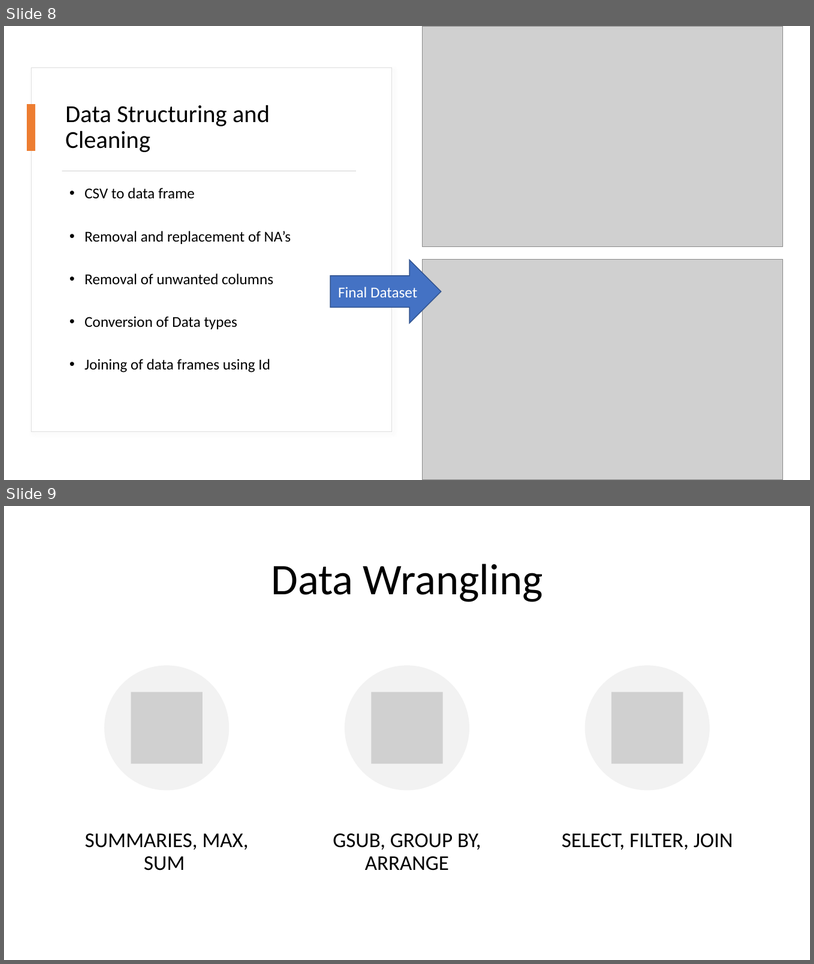
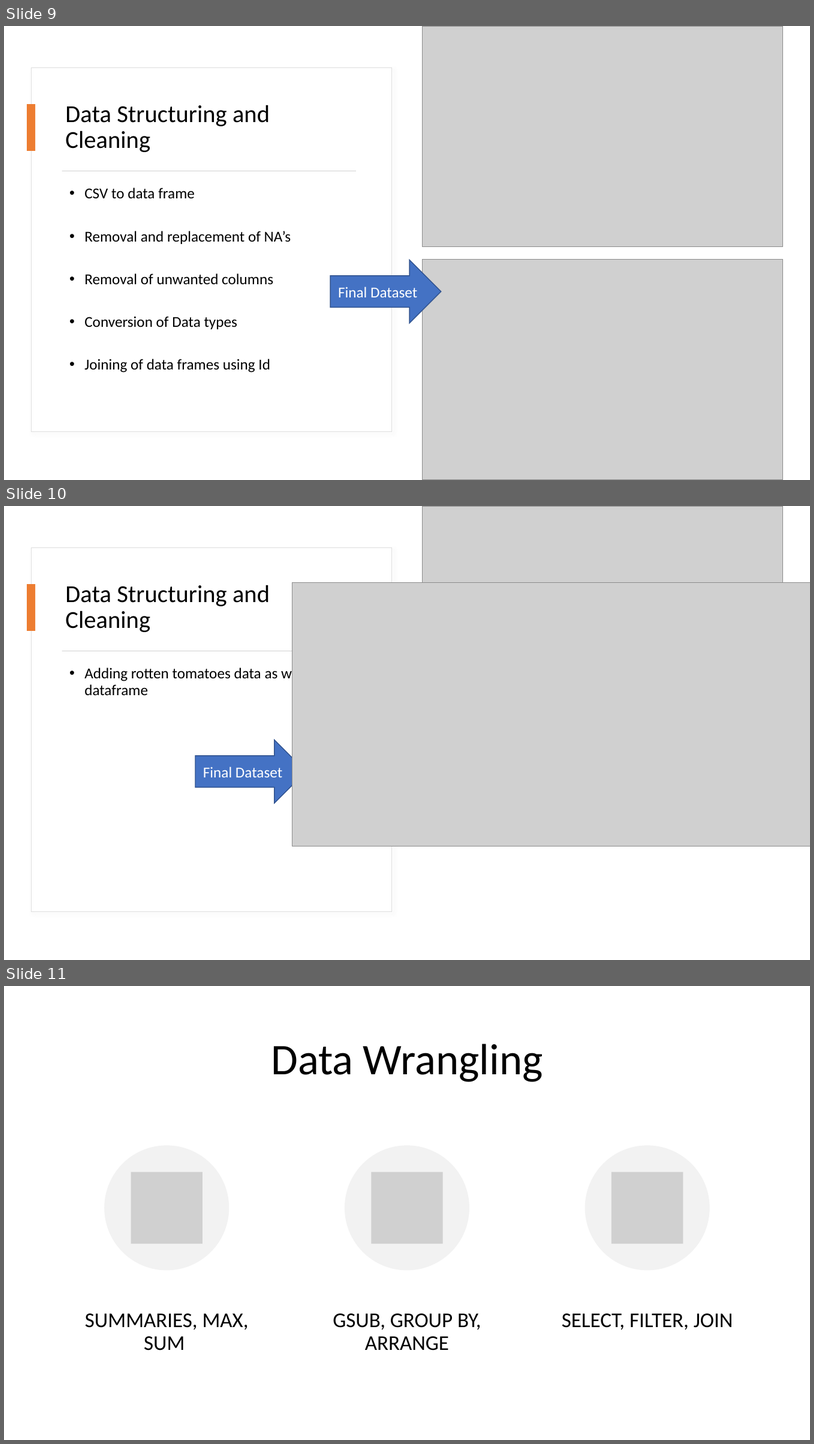
Before and after one commit to prasoons/ProjectDW, a slide deck: Project Presentation - Prasoon Sharma.pptx. Shown one above the other, each under a label of ours: slides 8 and 9 before the commit, slides 9, 10 and 11 after it. The pictures are 814x964 and 814x1444 pixels, drawn with LibreOffice and Linux fonts; fonts in the diff are those of the drawing; grey boxes stand for pictures. Boxes give left, top, right and bottom in pixels: in the first picture for what was removed or moved away, otherwise in the second. Text is boxed around its words. In the diff, an @@ line names an element or a change of style, - is before the commit and + after.

```diff
--- a/Project Presentation - Prasoon Sharma.pptx
+++ b/Project Presentation - Prasoon Sharma.pptx
@@ slide 10 added at box(4, 506, 810, 960), background #FFFFFF @@
@@ picture added at box(423, 506, 784, 727) @@
@@ rectangle added at box(31, 548, 392, 912), fill #FFFFFF, outline #DEDEDE 0.75 pt @@
@@ rectangle added at box(27, 584, 35, 631), fill #ED7D31 @@
@@ title added at box(65, 585, 270, 632), 29 pt, text #000000 @@
+Data Structuring and Cleaning
@@ picture added at box(293, 582, 810, 846) @@
@@ rectangle added at box(62, 651, 356, 651), fill #D5D5D5 @@
@@ text added at box(84, 666, 306, 695), 18 pt, text #000000 @@
+• Adding rotten tomatoes data as well to the dataframe
@@ right arrow added at box(195, 739, 306, 802), fill #4472C4, outline #325491 1 pt, 18 pt, text #FFFFFF @@
+Final Dataset
@@ what was slide 8 is now slide 9 @@
@@ what was slide 9 is now slide 11 @@
```
Also in this commit, not shown: 1 slide changed, 1 other slide added.
